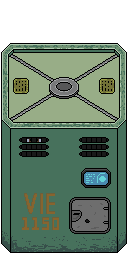
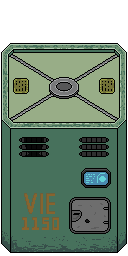
Layered file, before and after one edit (128×256). Changes by layer:
hid "eyes" over [27, 139, 41, 142]
added layer "face" above "air slot" over [24, 138, 44, 156]
painted on "air slot" over [20, 138, 108, 156]
